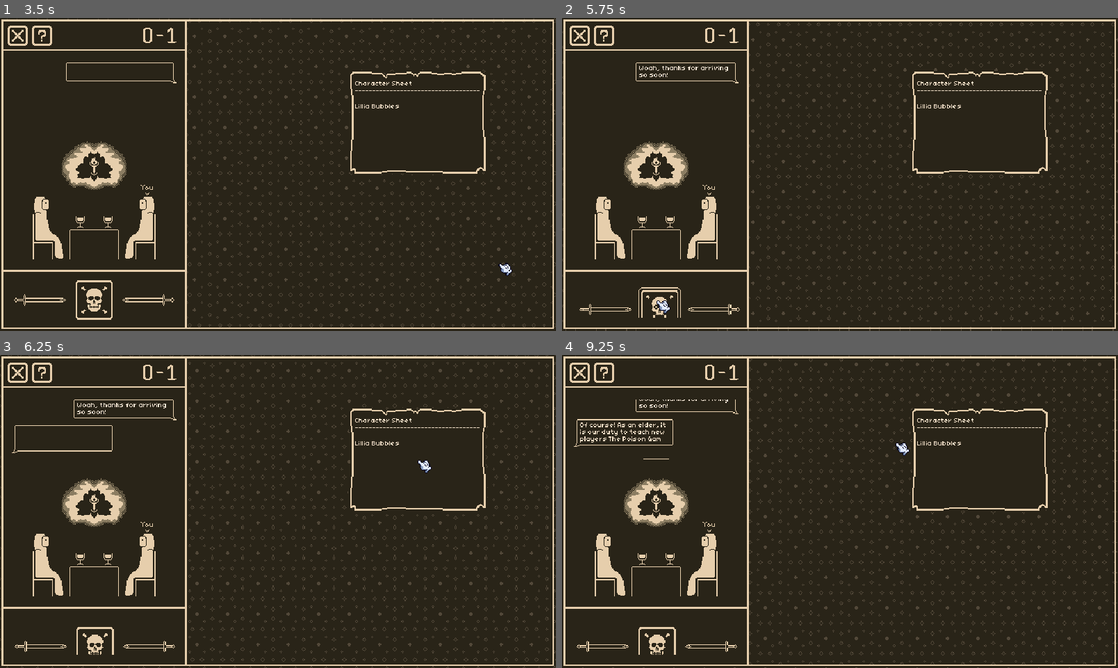
Above: before the commit, frames 1-4 (two rows, left to right).
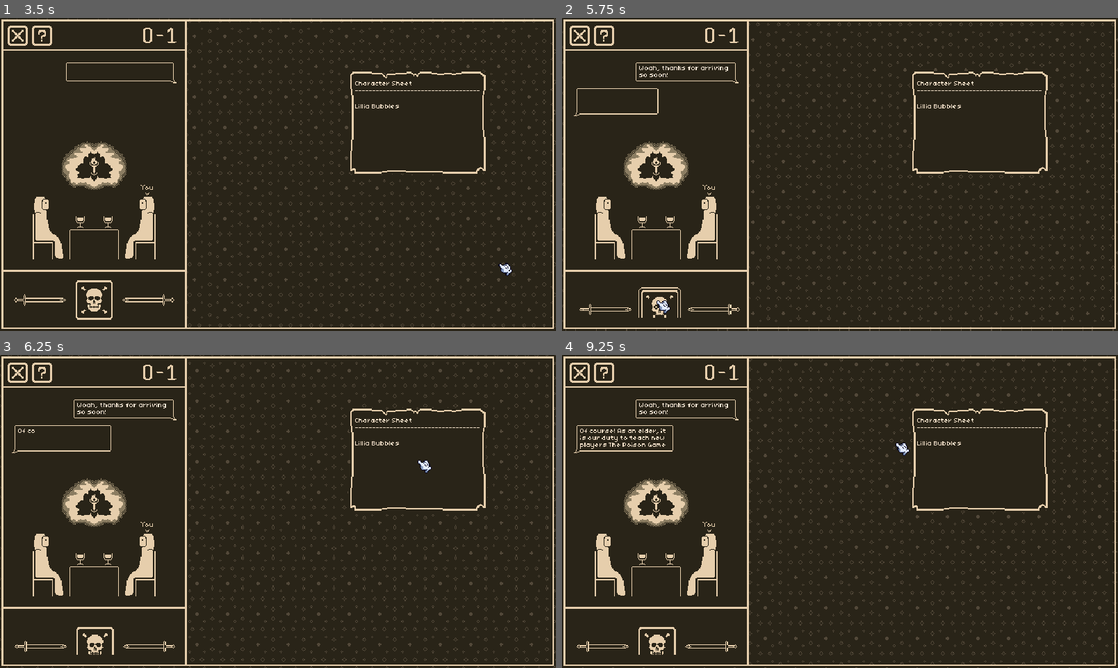
Above: after the commit, the same moments.

Repository: AdamRusv/poison-game
Game: Godot game, scene res://1_Scenes/0_Screens/title.tscn
Two runs of this game, one before a commit and one after it. Both use one fixed random seed, a clock stepped at 60 frames per second and the inputs below.
Inputs (mouse positions are in pixels of both pictures, inside the frame that each line leads up to):
- Up to frame 1 (3.5 s): click (278, 212) at 0.5 s; click (278, 212) at 1.25 s; click (278, 212) at 2 s; click (500, 262) at 2.75 s
- Up to frame 2 (5.75 s): click (656, 299) at 3.5 s; click (979, 121) at 4.25 s; click (656, 299) at 5 s
- Up to frame 3 (6.25 s): click (417, 458) at 5.75 s
- Up to frame 4 (9.25 s): click (656, 636) at 6.5 s; move the mouse to (962, 495) at 7.27 s; tap Space (spacebar) at 7.35, 8.3, 8.85 s; move the mouse to (728, 527) at 8.02 s; click (728, 527) at 8.1 s; move the mouse to (895, 442) at 8.77 s

Frame 1 is identical in both runs. In frame 2, 0.1% of the frame differs, in the area x 2-18%, y 22-32%; in frame 3, less than 0.1%; in frame 4, 0.9%, in the area x 2-32%, y 14-34%.
Error before the commit: Invalid access to property or key 'branches' on a base object of type 'Nil'. (res://2_Scripts/2_Independent/hint)

Commit message:
dialogue player input (LOL)

Diff:
--- a/1_Scenes/0_Screens/gameplay.tscn
+++ b/1_Scenes/0_Screens/gameplay.tscn
@@ -1282,7 +1282,6 @@
 offset_bottom = 259.0
 
 [node name="Opened Detection Area" type="Control" parent="Hint System" unique_id=1206578270]
-visible = false
 anchors_preset = 0
 offset_left = 151.0
 offset_top = 166.0
--- a/2_Scripts/2_Independent/dialogue bubble.gd
+++ b/2_Scripts/2_Independent/dialogue bubble.gd
@@ -14,6 +14,8 @@
 const MAX_BUBBLE_SIZE : float = 120.0
 var singleLineSize : float = 0
 
+var finishedTween : bool = false
+
 func _set_length_size():
 	dialogueSize = visualHolder.size
 
@@ -22,7 +24,7 @@
 		_custom_autowrap()
 
 func _hide_label():
-	dialogueLabel.visible_characters = 0
+	dialogueLabel.visible_characters = 2
 	dialogueLabel.visible = false
 
 func _show_label():
@@ -42,3 +44,10 @@
 		longestLine = maxf(longestLine, newParagraph.get_line_width(i))
 	dialogueSize.x = longestLine
 	visualHolder.custom_minimum_size.y = 12 + newParagraph.get_line_count() * 8
+
+func _add_cutoff(): #NOTE: sometimes causes a jump in bubble size if "-" is larger than character being deleted (LOL)
+	var newestVisibleCharacterPos : int = dialogueLabel.visible_characters
+
+	dialogueLabel.text = dialogueLabel.text.erase(newestVisibleCharacterPos)
+	dialogueLabel.text = dialogueLabel.text.insert(newestVisibleCharacterPos, "-")
+	dialogueLabel.visible_characters += 1
--- a/2_Scripts/2_Independent/dialogue manager.gd
+++ b/2_Scripts/2_Independent/dialogue manager.gd
@@ -23,12 +23,10 @@
 
 var currentBranch : DialogueBranch = null
 var newBranchSeparatorRef : PackedScene = preload("res://1_Scenes/1_Objects/new branch separator.tscn")
+var queueDialogue : bool = false
 func _trigger_dialogue_branch():
+	queueDialogue = true
 	var encounterDialogue : DialogueTree = gameplayManager.playmatManager.characterSheet.dialogueTree
-
-	var newDialogue : Dialogue = encounterDialogue._get_newest_dialogue()
-	if newDialogue == null:
-		return
 
 	var newCurrentBranch : DialogueBranch = encounterDialogue._get_current_branch()
 	if newCurrentBranch.newestDialogueIndex >= newCurrentBranch.dialogue.size() - 1:
@@ -36,17 +34,26 @@
 		branchFinished.emit(newCurrentBranch)
 		return
 
+	var newDialogue : Dialogue = encounterDialogue._get_new_dialogue()
+	if newDialogue == null:
+		return
+
 	if currentBranch != null && currentBranch != newCurrentBranch:
 		await _create_new_dialogue_branch_separator()
 	currentBranch = newCurrentBranch
 
-	await _create_dialogue_bubble()
-	await get_tree().create_timer(0.8).timeout
+	queueDialogue = false
+	await _create_dialogue_bubble(newCurrentBranch, currentBranch.newestDialogueIndex)
+	await get_tree().create_timer(0.6).timeout
+
+	if queueDialogue == true:
+		return
 	_trigger_dialogue_branch()
 
 func _set_dialogue_view_to_bottom():
 	if isScrolling == true:
 		return
+	await get_tree().process_frame
 	await get_tree().process_frame
 	var maxScrollValue : float = scrollContainer.get_v_scroll_bar().max_value - scrollContainer.get_v_scroll_bar().page
 	scrollContainer.scroll_vertical = maxScrollValue
@@ -57,42 +64,7 @@
 var separatorRef : PackedScene = preload("res://1_Scenes/1_Objects/different speaker separator.tscn")
 var bubbles : Array[DialogueBubble]
 
-func _create_dialogue_bubble():
-	var encounterDialogue : DialogueTree = gameplayManager.playmatManager.characterSheet.dialogueTree
-	var newDialogue : Dialogue = encounterDialogue._get_new_dialogue()
-
-	var dialogueBubble : DialogueBubble = null
-	if newDialogue.speaker == Dialogue.Speaker.opponent:
-		dialogueBubble = opponenetDialogueBubbleRef.instantiate()
-		dialogueBubble.speaker = Dialogue.Speaker.opponent
-	else:
-		dialogueBubble = playerDialogueBubbleRef.instantiate()
-		dialogueBubble.speaker = Dialogue.Speaker.player
-
-	dialogueBubble.dialogueLabel.text = newDialogue.dialogue
-
-	var separator : Control = null
-	if bubbles.size() > 0:
-		if newDialogue.speaker == Dialogue.Speaker.opponent:
-			if bubbles[bubbles.size() - 1].speaker == Dialogue.Speaker.player:
-				separator = separatorRef.instantiate()
-		else:
-			if bubbles[bubbles.size() - 1].speaker == Dialogue.Speaker.opponent:
-				separator = separatorRef.instantiate()
-	if separator != null:
-		content.add_child(separator)
-
-	bubbles.append(dialogueBubble)
-
-	content.add_child(dialogueBubble)
-
-	dialogueBubble._set_length_size()
-	dialogueBubble._hide_label()
-
-	_set_dialogue_view_to_bottom()
-	await _animate_new_dialogue_bubble(dialogueBubble).finished
-
-func _create_independent_dialogue_bubble(dialogueTree : DialogueTree, dialogueBranch : DialogueBranch, dialogueIndex : int):
+func _create_dialogue_bubble(dialogueBranch : DialogueBranch, dialogueIndex : int):
 	var newDialogue : Dialogue = dialogueBranch.dialogue[dialogueIndex]
 
 	var dialogueBubble : DialogueBubble = null
@@ -124,36 +96,45 @@
 	dialogueBubble._hide_label()
 
 	_set_dialogue_view_to_bottom()
-	await _animate_new_dialogue_bubble(dialogueBubble).finished
-	await get_tree().create_timer(0.8).timeout
+	await _animate_new_dialogue_bubble(dialogueBubble)
 
 #
+var currentAnimatingDialogueBubble : DialogueBubble = null
+var currentDialogueBubbleTween : Tween = null
 func _create_new_dialogue_branch_separator():
 	bubbles.clear()
 	var newBranchSeparator : Control = newBranchSeparatorRef.instantiate()
 	var separator = separatorRef.instantiate()
 	content.add_child(newBranchSeparator)
 	content.add_child(separator)
-	await _set_dialogue_view_to_bottom()
 	_animate_new_branch_separator(newBranchSeparator)
 	await get_tree().create_timer(0.4).timeout
 
-#
-func _animate_new_dialogue_bubble(dialogueBubble : DialogueBubble) -> Tween:
-	var newTween : Tween = create_tween()
+func _animate_new_dialogue_bubble(dialogueBubble : DialogueBubble):
+	if currentAnimatingDialogueBubble != null && currentDialogueBubbleTween != null:
+		if currentAnimatingDialogueBubble.finishedTween == false:
+			currentDialogueBubbleTween.pause()
+			currentAnimatingDialogueBubble._add_cutoff()
 
-	newTween.tween_property(dialogueBubble.texture, "custom_minimum_size:x", dialogueBubble.dialogueSize.x, 0.5)\
+	currentAnimatingDialogueBubble = dialogueBubble
+
+	var dialogueBubbleExpandTween : Tween = create_tween()
+	dialogueBubbleExpandTween.tween_property(currentAnimatingDialogueBubble.texture, "custom_minimum_size:x", currentAnimatingDialogueBubble.dialogueSize.x, 0.5)\
 	.set_trans(Tween.TRANS_BACK).set_ease(Tween.EASE_OUT)
-	newTween.tween_callback(dialogueBubble._show_label)
+	dialogueBubbleExpandTween.tween_callback(currentAnimatingDialogueBubble._show_label)
 
-	var dialogueCharacterCount : int = dialogueBubble.dialogueLabel.text.length()
+	await dialogueBubbleExpandTween.finished
+	currentDialogueBubbleTween = create_tween()
+	var dialogueCharacterCount : int = currentAnimatingDialogueBubble.dialogueLabel.text.length()
 	var normalizedCharacterVisibilityDuration : float = dialogueCharacterCount * 0.04
-	newTween.tween_property(dialogueBubble.dialogueLabel, "visible_characters", dialogueCharacterCount, normalizedCharacterVisibilityDuration)
+	currentDialogueBubbleTween.tween_property(currentAnimatingDialogueBubble.dialogueLabel, "visible_characters", dialogueCharacterCount, normalizedCharacterVisibilityDuration)
 
-	return newTween
+	await currentDialogueBubbleTween.finished
+	currentAnimatingDialogueBubble.finishedTween = true
 
 #- - - - - -
 func _animate_new_branch_separator(newSeparator : HSeparator):
+	await _set_dialogue_view_to_bottom()
 	var newTween : Tween = create_tween().set_parallel()
 
 	var line : StyleBoxLine = newSeparator.get_theme_stylebox("separator", )
--- a/2_Scripts/2_Independent/gameplay manager.gd
+++ b/2_Scripts/2_Independent/gameplay manager.gd
@@ -141,6 +141,6 @@
 				break
 		if isCompleted == false:
 			uncompletedCharacters.append(i)
-	print(uncompletedCharacters)
+
 	var randomIndex : int = randi_range(0, uncompletedCharacters.size() - 1)
 	return uncompletedCharacters[randomIndex]
--- a/2_Scripts/2_Independent/hint system manager.gd
+++ b/2_Scripts/2_Independent/hint system manager.gd
@@ -19,6 +19,7 @@
 func _ready() -> void:
 	gameplayManager.hintSystemManager = self
 	hintBox.visible = false
+	closedDetectionZone.visible = false
 	openDetectionZone.visible = false
 
 	_hide_all_hovers()
@@ -42,9 +43,6 @@
 		openDetectionZone.visible = false
 		hintBox.visible = false
 
-	if Input.is_action_just_pressed("spacebar"):
-		_trigger_hint(0)
-
 #- - -
 func _closed_detection_enter():
 	if gameplayManager.cupIsPoisoned == true:
@@ -57,8 +55,9 @@
 var hints : DialogueTree = null
 func _setup_hint_box():
 	hints = gameplayManager.playmatManager.characterSheet.hints
-	if hints == null:
-		closedDetectionZone.visible = false
+	if hints != null:
+		closedDetectionZone.visible = true
+	else:
 		return
 	hints._setup_branches(gameplayManager)
 
@@ -90,9 +89,9 @@
 
 	var dialogueManager : DialogueManager = gameplayManager.dialogueManager
 	dialogueManager._create_new_dialogue_branch_separator()
-	await dialogueManager._create_independent_dialogue_bubble(hints, hints.branches[currentBranch], 0)
+	await dialogueManager._create_dialogue_bubble(hints.branches[currentBranch], 0)
 	for i in range(1, hints.branches[currentBranch].dialogue.size()): #ignore first index since its always player dialogue
-		await dialogueManager._create_independent_dialogue_bubble(hints, hints.branches[currentBranch], i)
+		await dialogueManager._create_dialogue_bubble(hints.branches[currentBranch], i)
 
 #---------------------------
 func _hide_all_hovers():
